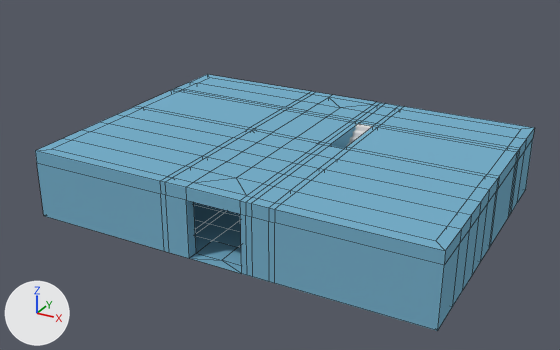
One commit to the Blender file house_modeling.blend: the scene before it, then after it.
The view is the same before and after, from a camera (50 mm lens) standing at (19.28, -18.4, 12.69) and looking at (6.8, 4.29, 1.34). Every picture has the same lights, and +X, +Y and +Z are marked at lower left. Mesh edges are drawn as thin lines on the coarser meshes.

Objects in the first picture: 'maison'.
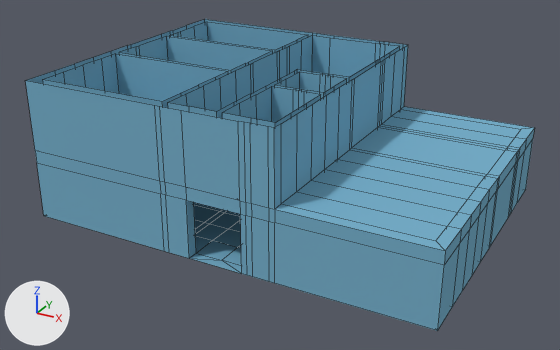
Commit message: house modeling - Adding second floor walls

Patch to the scene script:
```diff
--- a/house_modeling.blend.py
+++ b/house_modeling.blend.py
@@ me_plane @@
 # used by ob_maison; location = (7.0, 5.0, 0.0); scale = (7.0, 5.0, 1.0)
-me_plane.from_pydata(...)  # 399 vertices, 500 faces; spans x -1.06..1.06, y -1.08..1.08, z 0.0..2.55
+me_plane.from_pydata(...)  # 542 vertices, 678 faces; spans x -1.06..1.06, y -1.08..1.08, z 0.0..5.1
+# me_plane part 1
+# 2 vertices are removed from x -0.29..-0.26, y 0.52, z 2.55
+# 28 faces are deleted
+# 3 vertices move from x -1.06..0.14, y -1.0..0.52, z 2.55 to x -1.06..0.03, y -1.0..0.44, z 2.55
+# 6 vertices are added at (-1.0, -0.24, 2.55), (-0.29, -0.24, 2.55), (-1.0, -0.24, 5.1), (-0.29, -0.24, 5.1), (0.0, -1.0, 2.55), (0.0, -1.0, 5.1)
+# 109 new vertices lie (0.0, 0.0, 2.55) away from vertices in x -1.06..0.31, y -1.08..1.08, z 2.55
+# 7 new vertices lie (-0.11, 0.0, 0.0) away from vertices in x 0.14, y -0.8..0.0, z 2.55..5.1
+# 6 new vertices lie (0.0, 0.36, 0.0) away from vertices in x -1.0..-0.26, y 0.04, z 2.55..5.1
+# 8 new vertices lie (0.0, 0.04, 0.0) away from vertices in x -0.29..0.29, y -0.4..0.4, z 2.55..5.1
+# 9 new vertices lie (0.0, 0.0, 2.55) away from vertices in x -0.29..0.29, y -0.8..0.44, z 2.55
+# 206 new faces join them
```

Location of each change, (x1, y1, x2, y2) in pixels of the pictures (560 x 350 px):
'maison', reshaped (21% taller)
    before: (35, 74, 534, 331)
    after: (25, 19, 534, 331)
part 1 of me_plane, built on
    before: (101, 89, 337, 202)
    after: (25, 19, 408, 209)
